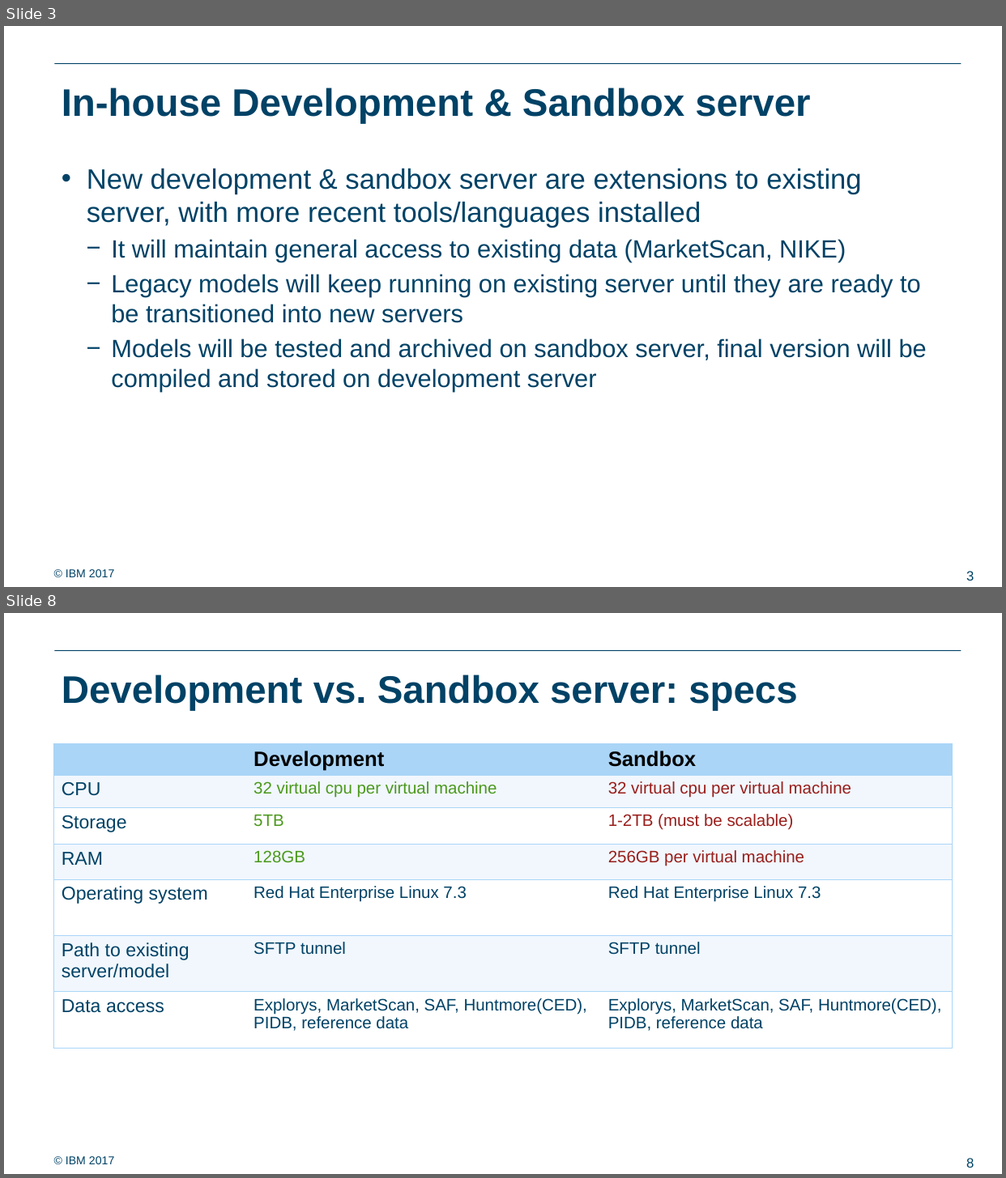
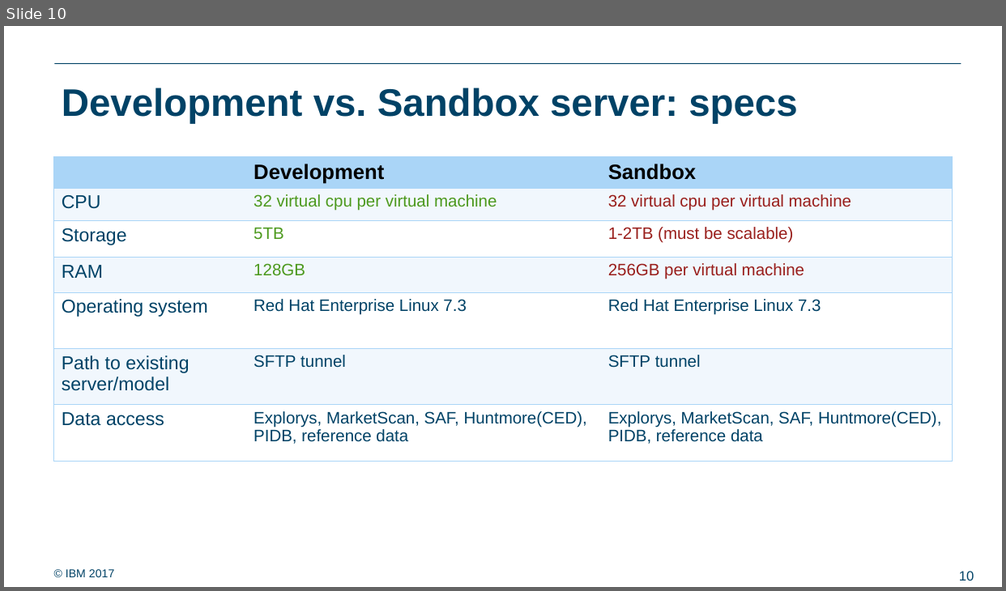
Before and after one commit to ralf0615/Analytics_project_backlog, a slide deck: Analytics_server_setup_v3.pptx. Shown one above the other, each under a label of ours: slides 3 and 8 before the commit, slide 10 after it; the slides between them are not shown. The pictures are 1006x1178 and 1006x591 pixels, drawn with LibreOffice and Linux fonts; fonts in the diff are those of the drawing; background and template pictures are left out. Boxes give left, top, right and bottom in pixels: in the first picture for what was removed or moved away, otherwise in the second. Text is boxed around its words. In the diff, an @@ line names an element or a change of style, - is before the commit and + after.

```diff
--- a/Analytics_server_setup_v3.pptx
+++ b/Analytics_server_setup_v3.pptx
@@ slide 3 removed at [4,26,1002,587], background #FFFFFF; not listed: 3 template elements that a slide beside it also shows @@
@@ title removed at [62,88,810,123] @@
-In-house Development & Sandbox server
@@ text removed at [87,169,927,392] @@
-• New development & sandbox server are extensions to existing server, with more recent tools/languages installed
-  − It will maintain general access to existing data (MarketScan, NIKE)
-  − Legacy models will keep running on existing server until they are ready to be transitioned into new servers
-  − Models will be tested and archived on sandbox server, final version will be compiled and stored on development server
@@ what was slide 8 is now slide 10 @@
@@ page number at [959,571,974,581]: text changed @@
-8
+10
```
Also in this commit, not shown: 6 slides changed, 4 slides added, 4 other slides removed, 3 other files.
